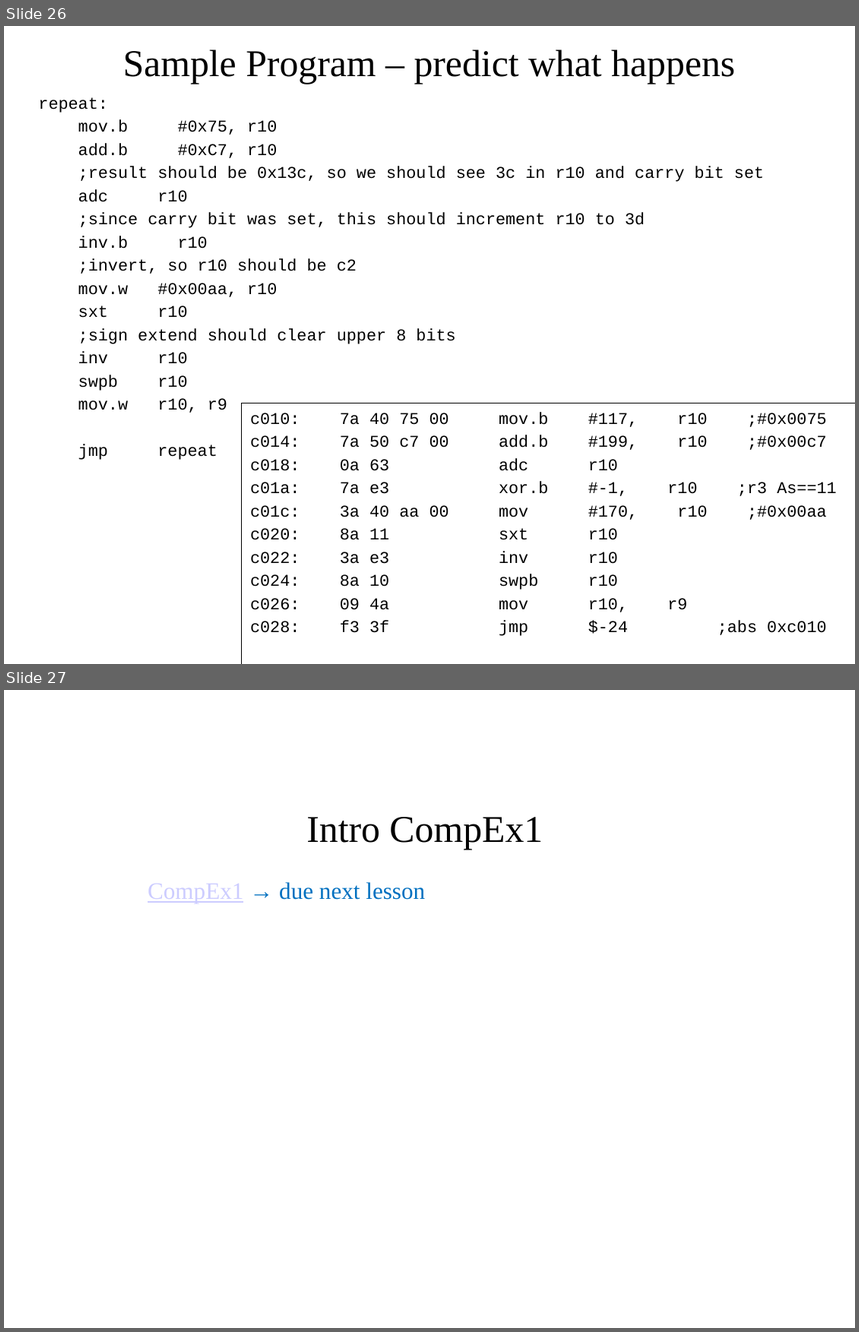
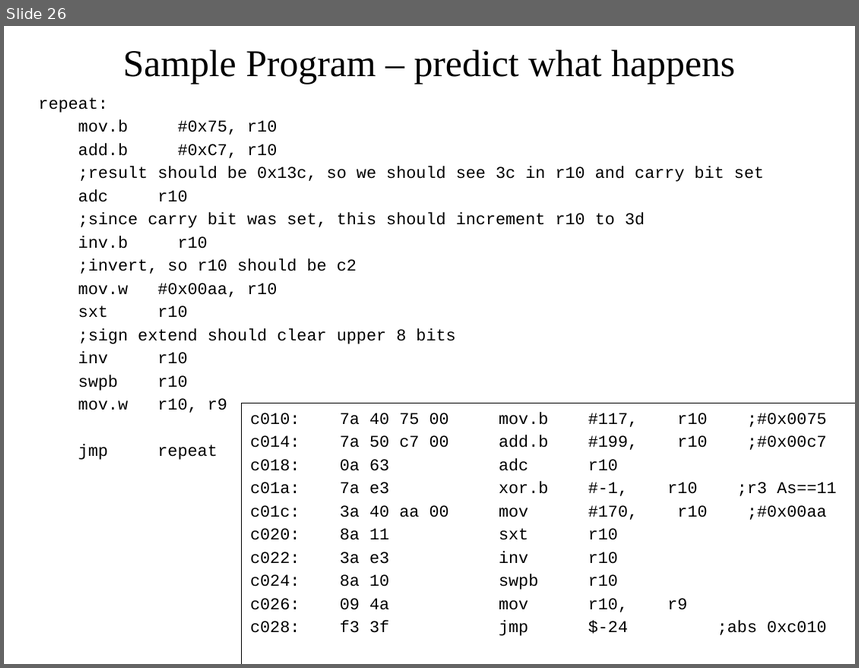
Before and after one commit to pw4rn3r/ECE382, a slide deck: notes/L6/Lsn6.pptx. Shown one above the other, each under a label of ours: slides 26 and 27 before the commit, slide 26 after it. The pictures are 859x1332 and 859x668 pixels, drawn with LibreOffice and Linux fonts; fonts in the diff are those of the drawing. Boxes give left, top, right and bottom in pixels: in the first picture for what was removed or moved away, otherwise in the second. Text is boxed around its words. In the diff, an @@ line names an element or a change of style, - is before the commit and + after.

```diff
--- a/notes/L6/Lsn6.pptx
+++ b/notes/L6/Lsn6.pptx
@@ slide 27 removed at box(4, 690, 855, 1328), background #FFFFFF @@
@@ title removed at box(306, 817, 543, 850) @@
-Intro CompEx1
@@ subtitle removed at box(148, 882, 425, 904) @@
-  CompEx1 → due next lesson
```
Also in this commit, not shown: 2 slides changed, 2 other slides removed.
